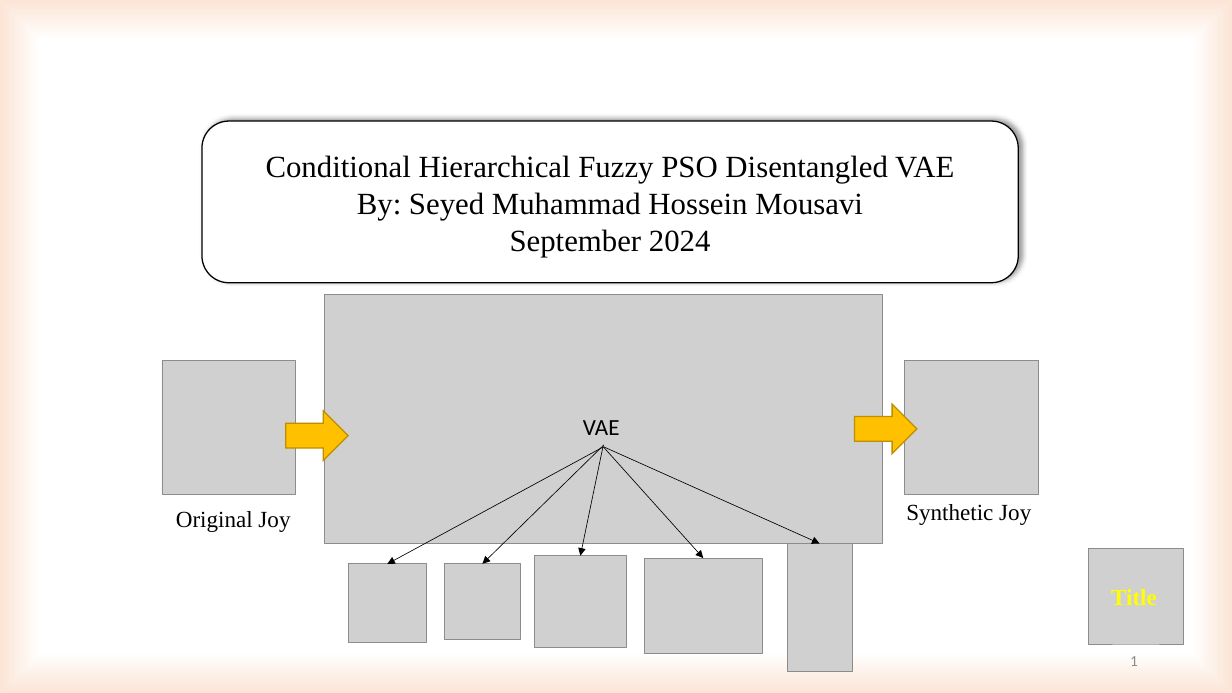
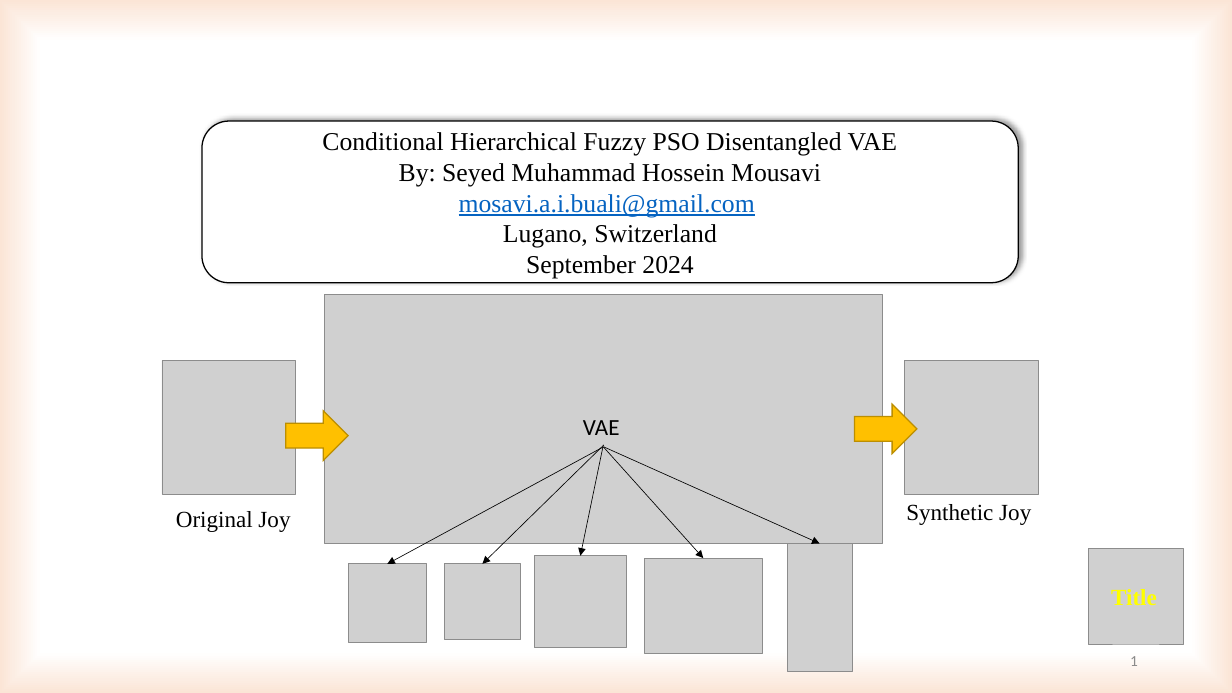
Before and after one commit to SeyedMuhammadHosseinMousavi/CHFP-DVAE-Conditional-Hierarchical-Fuzzy-PSO-Disentangled-VAE, a slide deck: slide 1 of Conditional Hierarchical Fuzzy PSO Disentangled VAE.pptx. Drawn at 1232x693 pixels with LibreOffice and Linux fonts; fonts in the diff are those of the drawing; grey boxes stand for pictures. Boxes give left, top, right and bottom in pixels: in the first picture for what was removed or moved away, otherwise in the second. Text is boxed around its words. In the diff, an @@ line names an element or a change of style, - is before the commit and + after.

```diff
--- a/Conditional Hierarchical Fuzzy PSO Disentangled VAE.pptx
+++ b/Conditional Hierarchical Fuzzy PSO Disentangled VAE.pptx
@@ text in rounded rectangle at [322, 132, 897, 279]: size 24 to 20 pt in "Conditional Hierarchical Fuzzy PSO Disentangled VAE", "By: Seyed Muhammad Hossein Mousavi", "September 2024" @@
@@ text in rounded rectangle at [459, 194, 755, 248]: paragraphs added @@
+mosavi.a.i.buali@gmail.com
+Lugano, Switzerland
```
Also in this commit, not shown: 1 other file.
